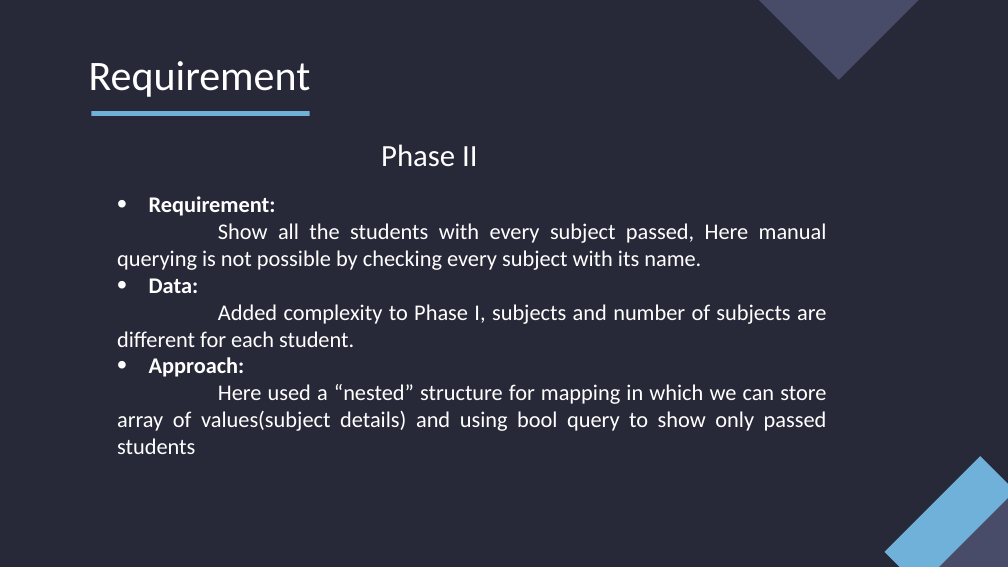
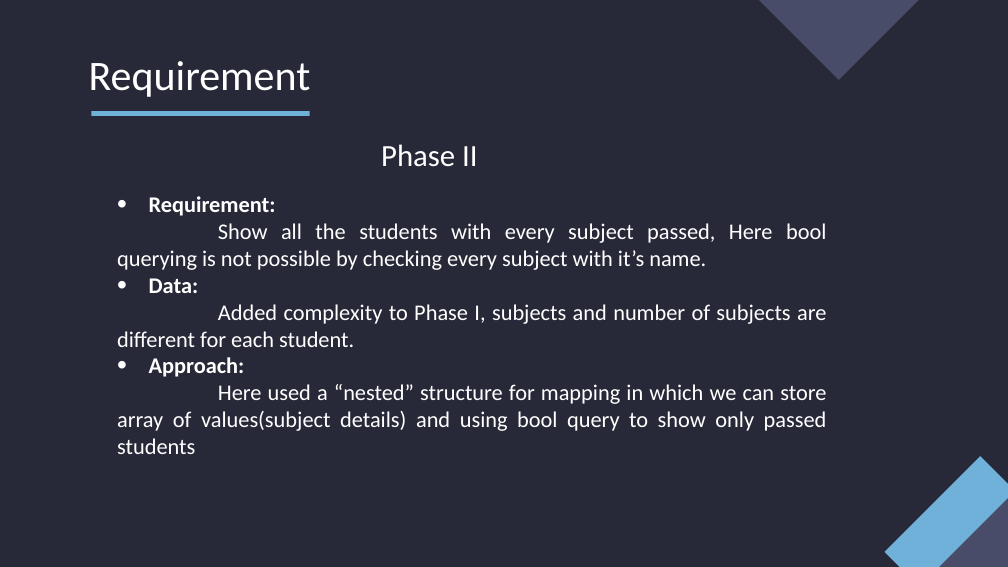
Before and after one commit to mehar-srinivas-chowdari/git-learning, a slide deck: slide 7 of Internship.pptx (slide 6 before the commit). Drawn at 1008x567 pixels with LibreOffice and Linux fonts; fonts in the diff are those of the drawing. Boxes give left, top, right and bottom in pixels: in the first picture for what was removed or moved away, otherwise in the second. Text is boxed around its words. In the diff, an @@ line names an element or a change of style, - is before the commit and + after.

```diff
--- a/Internship.pptx
+++ b/Internship.pptx
@@ text at [117,223,826,270]: text changed @@
-  Show all the students with every subject passed, Here manual querying is not possible by checking every subject with its name.
+  Show all the students with every subject passed, Here bool querying is not possible by checking every subject with it’s name.
```
Also in this commit, not shown: 6 other slides changed, 5 slides added.
